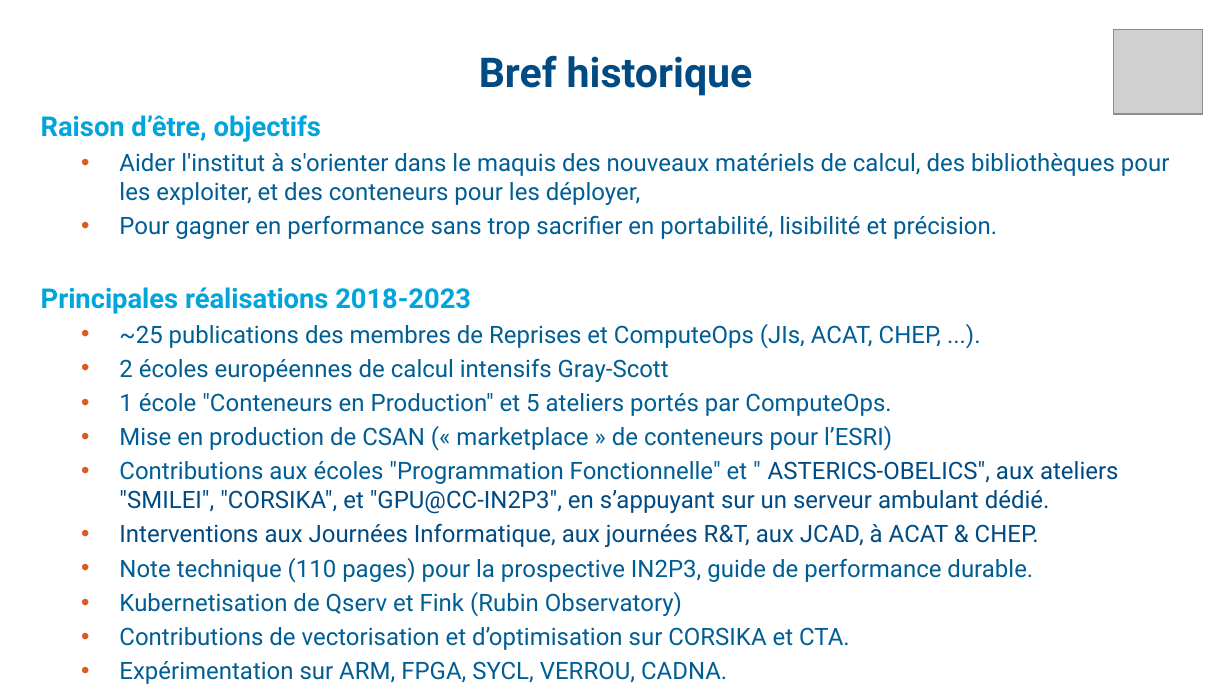
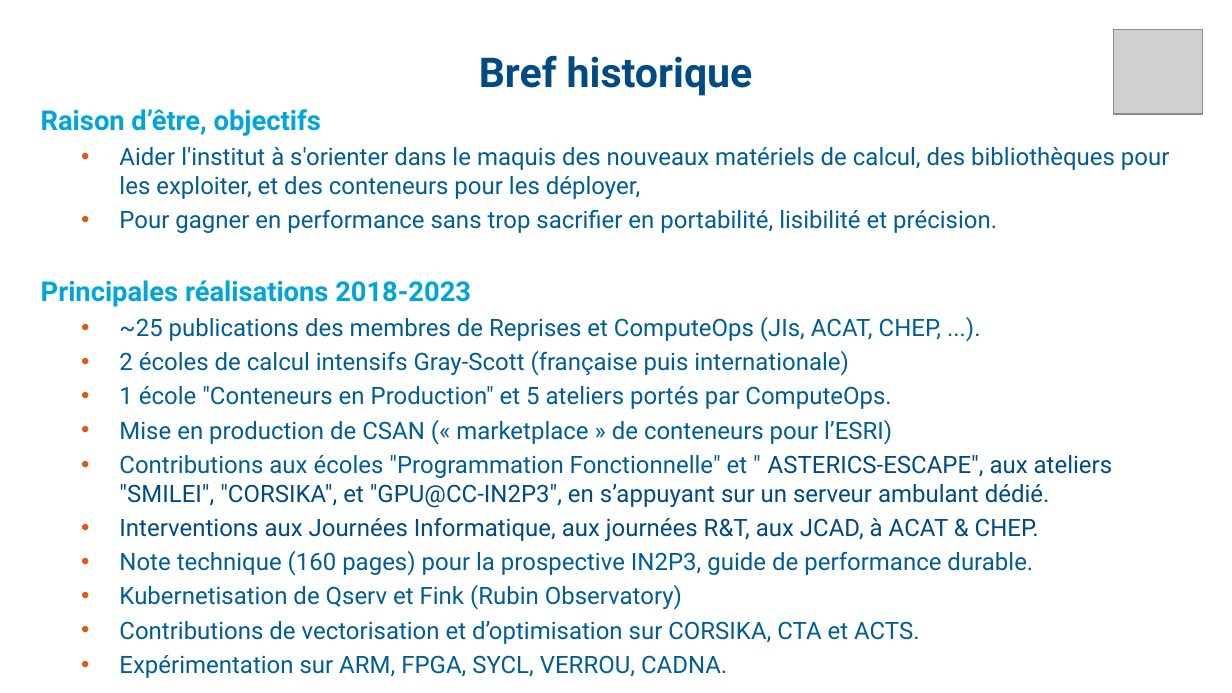
Before and after one commit to fjammes/misc, a slide deck: slide 4 of decalog/decalog-entretien-2024.odp. Drawn at 1232x693 pixels with LibreOffice and Linux fonts; fonts in the diff are those of the drawing; grey boxes stand for pictures. Boxes give left, top, right and bottom in pixels: in the first picture for what was removed or moved away, otherwise in the second. Text is boxed around its words. In the diff, an @@ line names an element or a change of style, - is before the commit and + after.

```diff
--- a/decalog/decalog-entretien-2024.odp
+++ b/decalog/decalog-entretien-2024.odp
@@ text at [119,351,849,376]: text changed @@
-  • 2 écoles européennes de calcul intensifs Gray-Scott
+  • 2 écoles de calcul intensifs Gray-Scott (française puis internationale)
@@ text at [119,455,1112,508]: text changed @@
-  • Contributions aux écoles "Programmation Fonctionnelle" et " ASTERICS-OBELICS", aux ateliers "SMILEI", "CORSIKA", et "GPU@CC-IN2P3", en s’appuyant sur un serveur ambulant dédié.
+  • Contributions aux écoles "Programmation Fonctionnelle" et " ASTERICS-ESCAPE", aux ateliers "SMILEI", "CORSIKA", et "GPU@CC-IN2P3", en s’appuyant sur un serveur ambulant dédié.
@@ text at [119,551,1033,576]: text changed @@
-  • Note technique (110 pages) pour la prospective IN2P3, guide de performance durable.
+  • Note technique (160 pages) pour la prospective IN2P3, guide de performance durable.
@@ text at [119,621,920,644]: text changed @@
-  • Contributions de vectorisation et d’optimisation sur CORSIKA et CTA.
+  • Contributions de vectorisation et d’optimisation sur CORSIKA, CTA et ACTS.
```
Also in this commit, not shown: 14 other slides changed, 3 other files.
